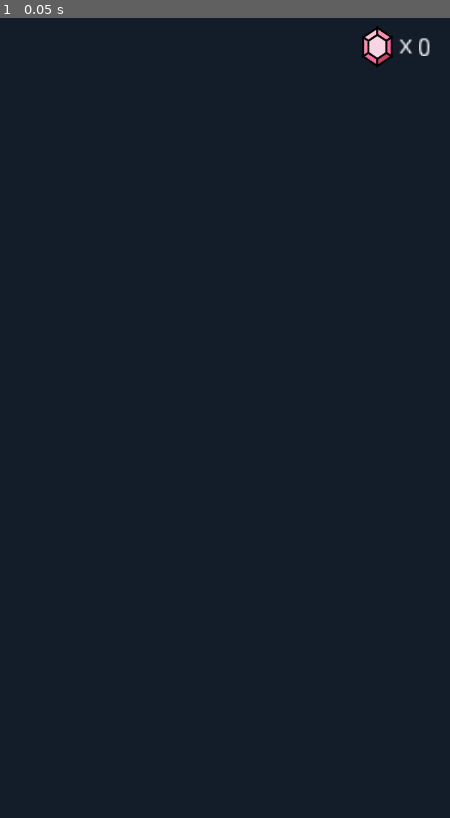
Above: before the commit, frame 1.
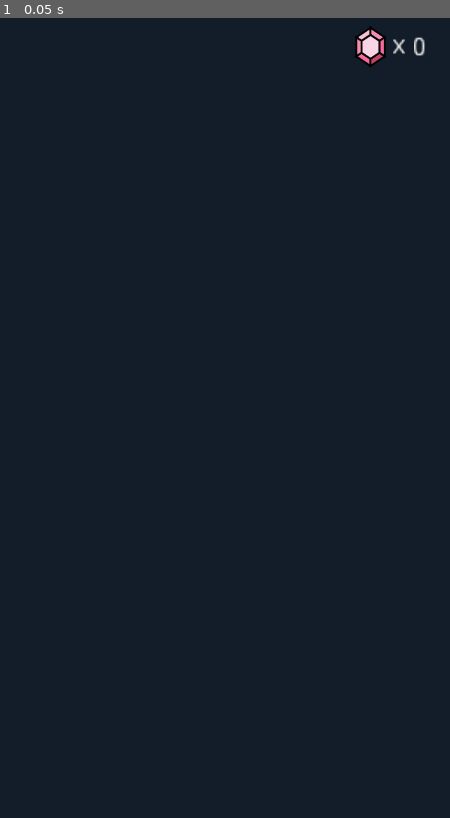
Above: after the commit, the same moment.

Repository: anyu/space-escape
Game: Godot game, scene res://scenes/ScoreUI.tscn
Two runs of this game, one before a commit and one after it. Both use one fixed random seed, a clock stepped at 60 frames per second and the inputs below. This scene is started directly instead of the project's main scene.
Inputs:
- Up to frame 1 (0.05 s): no input

The runs differ from the first frame. In frame 1, 0.4% of the frame differs, in the area x 78-96%, y 1-7%.

Commit message:
fix counter when reaching 10

Diff:
--- a/scenes/ScoreUI.tscn
+++ b/scenes/ScoreUI.tscn
@@ -6,22 +6,22 @@
 [node name="UI" type="CanvasLayer"]
 
 [node name="GemIconSprite" type="Sprite" parent="."]
-position = Vector2( 604, 46 )
+position = Vector2( 593, 46 )
 texture = ExtResource( 2 )
 
 [node name="x" type="RichTextLabel" parent="."]
-margin_left = 639.0
+margin_left = 628.0
 margin_top = 25.0
-margin_right = 652.0
+margin_right = 641.0
 margin_bottom = 41.0
 rect_scale = Vector2( 2.94348, 2.94348 )
 text = "x"
 
 [node name="GemCounter" type="RichTextLabel" parent="."]
-margin_left = 667.0
-margin_top = 29.0
-margin_right = 680.0
-margin_bottom = 45.0
+margin_left = 659.0
+margin_top = 28.0
+margin_right = 678.0
+margin_bottom = 44.0
 rect_scale = Vector2( 2.94348, 2.94348 )
 text = "0"
 script = ExtResource( 1 )
